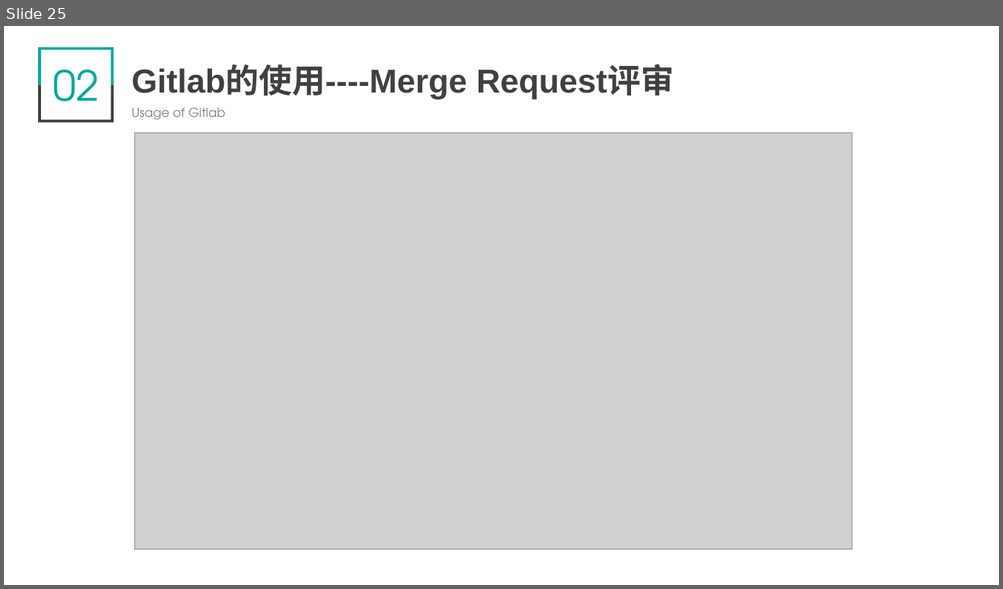
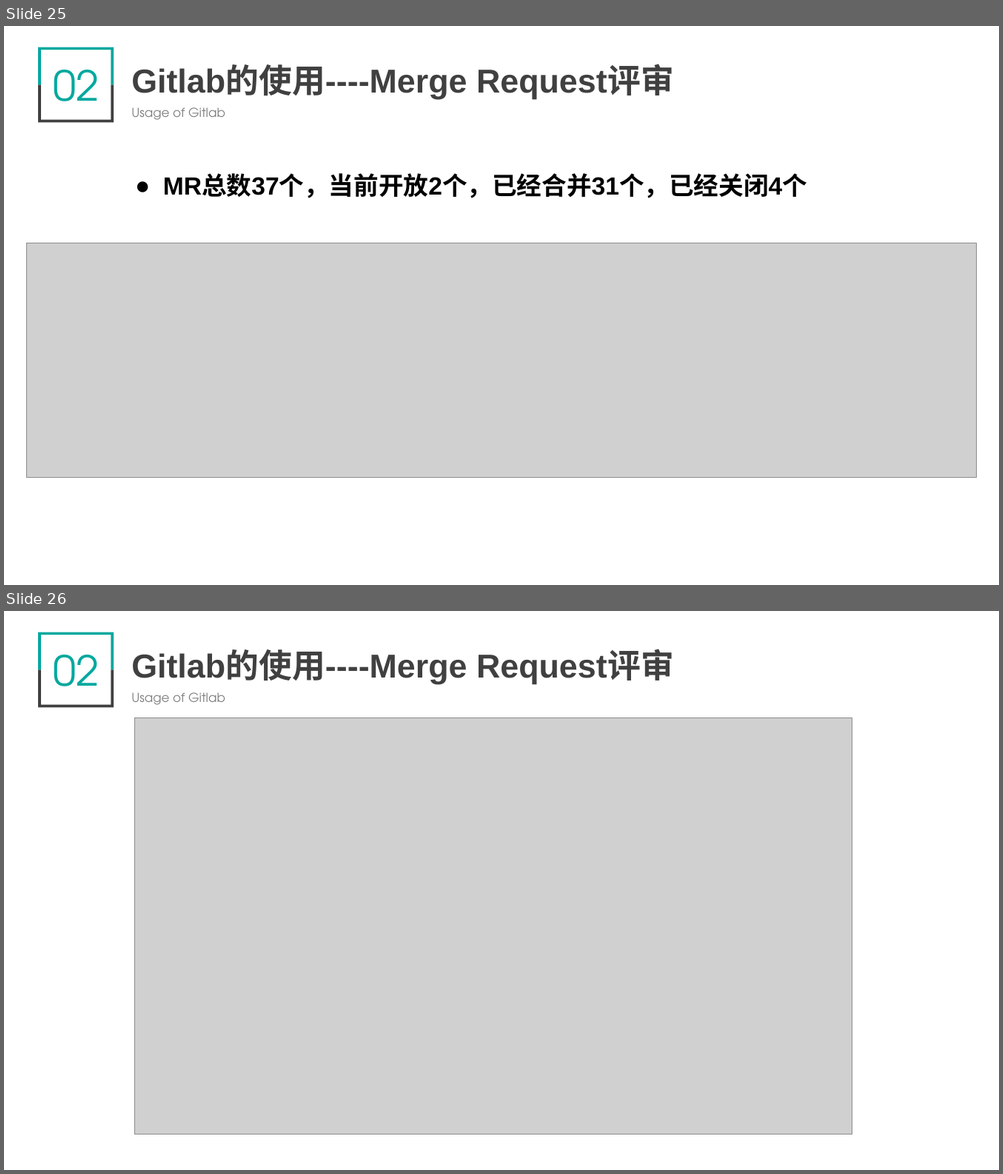
Before and after one commit to ji-suan-ge/future-star-document, a slide deck: 计蒜鸽第二周项目展示.pptx. Shown one above the other, each under a label of ours: slide 25 before the commit, slides 25 and 26 after it. The pictures are 1003x589 and 1003x1174 pixels, drawn with LibreOffice and Linux fonts; fonts in the diff are those of the drawing; grey boxes stand for pictures. Boxes give left, top, right and bottom in pixels: in the first picture for what was removed or moved away, otherwise in the second. Text is boxed around its words. In the diff, an @@ line names an element or a change of style, - is before the commit and + after.

```diff
--- a/计蒜鸽第二周项目展示.pptx
+++ b/计蒜鸽第二周项目展示.pptx
@@ slide 25 added at bbox=[4, 26, 999, 585], background #FFFFFF @@
@@ freeform shape added at bbox=[38, 47, 114, 85], fill #01A89E @@
@@ text added at bbox=[53, 70, 99, 101], 40 pt, text #01A89E @@
+02
@@ text added at bbox=[131, 67, 674, 99], 32 pt, text #404040, bold @@
+Gitlab的使用----Merge Request评审
@@ freeform shape added at bbox=[38, 85, 114, 123], fill #404040 @@
@@ text added at bbox=[131, 107, 225, 120], 12 pt, text #808080 @@
+Usage of Gitlab
@@ text added at bbox=[163, 175, 807, 198], 24 pt, text #000000, bold @@
+● MR总数37个，当前开放2个，已经合并31个，已经关闭4个
@@ picture added at bbox=[26, 243, 976, 478] @@
@@ what was slide 25 is now slide 26 @@
```
Also in this commit, not shown: 8 slides changed, 3 other slides added.
